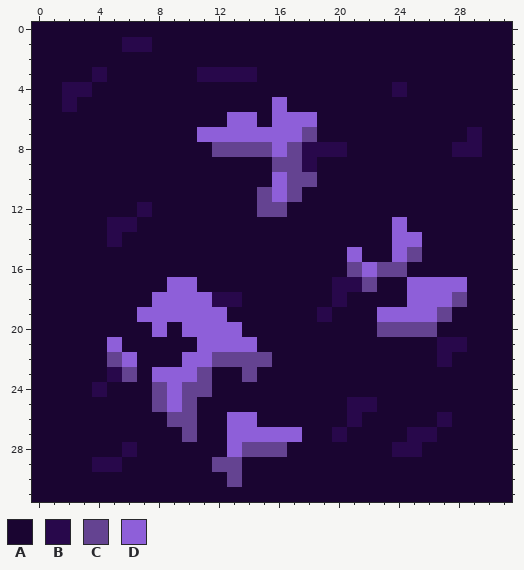
Pixel-art sprite, stored at sprites/blocks/enviroment/ore/obethyst3.png. Above, as it was before the edit.
The file is 32x32 pixels.
Palette (. is transparent): A #1a0531  B #28084b  C #644391  D #8e5fd9
New version:
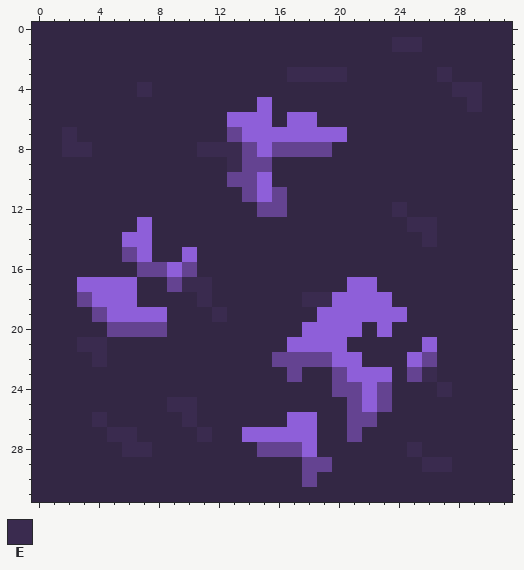
Colours new in this view: E #3a2b4f
Edits made:
@@ palette @@
-A #1a0531
+A #332744
@@ x 0..31 @@
  0 AAAAAAAAAAAAAAAAAAAAAAAAAAAAAAAA
- 1 AAAAAABBAAAAAAAAAAAAAAAAAAAAAAAA
+ 1 AAAAAAAAAAAAAAAAAAAAAAAAEEAAAAAA
  2 AAAAAAAAAAAAAAAAAAAAAAAAAAAAAAAA
- 3 AAAABAAAAAABBBBAAAAAAAAAAAAAAAAA
- 4 AABBAAAAAAAAAAAAAAAAAAAABAAAAAAA
- 5 AABAAAAAAAAAAAAADAAAAAAAAAAAAAAA
- 6 AAAAAAAAAAAAADDADDDAAAAAAAAAAAAA
- 7 AAAAAAAAAAADDDDDDDCAAAAAAAAAABAA
- 8 AAAAAAAAAAAACCCCDCBBBAAAAAAABBAA
- 9 AAAAAAAAAAAAAAAACCBAAAAAAAAAAAAA
-10 AAAAAAAAAAAAAAAADCCAAAAAAAAAAAAA
-11 AAAAAAAAAAAAAAACDCAAAAAAAAAAAAAA
-12 AAAAAAABAAAAAAACCAAAAAAAAAAAAAAA
-13 AAAAABBAAAAAAAAAAAAAAAAADAAAAAAA
-14 AAAAABAAAAAAAAAAAAAAAAAADDAAAAAA
-15 AAAAAAAAAAAAAAAAAAAAADAADCAAAAAA
-16 AAAAAAAAAAAAAAAAAAAAACDCCAAAAAAA
-17 AAAAAAAAADDAAAAAAAAABBCAADDDDAAA
-18 AAAAAAAADDDDBBAAAAAABAAAADDDCAAA
-19 AAAAAAADDDDDDAAAAAABAAADDDDCAAAA
-20 AAAAAAAADADDDDAAAAAAAAACCCCAAAAA
-21 AAAAADAAAAADDDDAAAAAAAAAAAABBAAA
-22 AAAAACDAAADDCCCCAAAAAAAAAAABAAAA
-23 AAAAABCADDDCAACAAAAAAAAAAAAAAAAA
-24 AAAABAAACDCCAAAAAAAAAAAAAAAAAAAA
-25 AAAAAAAACDCAAAAAAAAAABBAAAAAAAAA
-26 AAAAAAAAACCAADDAAAAAABAAAAABAAAA
-27 AAAAAAAAAACAADDDDDAABAAAABBAAAAA
-28 AAAAAABAAAAAADCCCAAAAAAABBAAAAAA
-29 AAAABBAAAAAACCAAAAAAAAAAAAAAAAAA
-30 AAAAAAAAAAAAACAAAAAAAAAAAAAAAAAA
+ 3 AAAAAAAAAAAAAAAAAEEEEAAAAAAEAAAA
+ 4 AAAAAAAEAAAAAAAAAAAAAAAAAAAAEEAA
+ 5 AAAAAAAAAAAAAAADAAAAAAAAAAAAAEAA
+ 6 AAAAAAAAAAAAADDDADDAAAAAAAAAAAAA
+ 7 AAEAAAAAAAAAACDDDDDDDAAAAAAAAAAA
+ 8 AAEEAAAAAAAEEECDCCCCAAAAAAAAAAAA
+ 9 AAAAAAAAAAAAAECCAAAAAAAAAAAAAAAA
+10 AAAAAAAAAAAAACCDAAAAAAAAAAAAAAAA
+11 AAAAAAAAAAAAAACDCAAAAAAAAAAAAAAA
+12 AAAAAAAAAAAAAAACCAAAAAAAEAAAAAAA
+13 AAAAAAADAAAAAAAAAAAAAAAAAEEAAAAA
+14 AAAAAADDAAAAAAAAAAAAAAAAAAEAAAAA
+15 AAAAAACDAADAAAAAAAAAAAAAAAAAAAAA
+16 AAAAAAACCDCAAAAAAAAAAAAAAAAAAAAA
+17 AAADDDDAACEEAAAAAAAAADDAAAAAAAAA
+18 AAACDDDAAAAEAAAAAAEEDDDDAAAAAAAA
+19 AAAACDDDDAAAEAAAAAADDDDDDAAAAAAA
+20 AAAAACCCCAAAAAAAAADDDDADAAAAAAAA
+21 AAAEEAAAAAAAAAAAADDDDAAAAADAAAAA
+22 AAAAEAAAAAAAAAAACCCCDDAAADCAAAAA
+23 AAAAAAAAAAAAAAAAACAACDDDACEAAAAA
+24 AAAAAAAAAAAAAAAAAAAACCDCAAAEAAAA
+25 AAAAAAAAAEEAAAAAAAAAACDCAAAAAAAA
+26 AAAAEAAAAAEAAAAAADDAACCAAAAAAAAA
+27 AAAAAEEAAAAEAADDDDDAACAAAAAAAAAA
+28 AAAAAAEEAAAAAAACCCDAAAAAAEAAAAAA
+29 AAAAAAAAAAAAAAAAAACCAAAAAAEEAAAA
+30 AAAAAAAAAAAAAAAAAACAAAAAAAAAAAAA
 31 AAAAAAAAAAAAAAAAAAAAAAAAAAAAAAAA
Pixel boxes of the changes (left, top, right, bottom) in both pictures:
changed: (32, 22, 512, 502)
